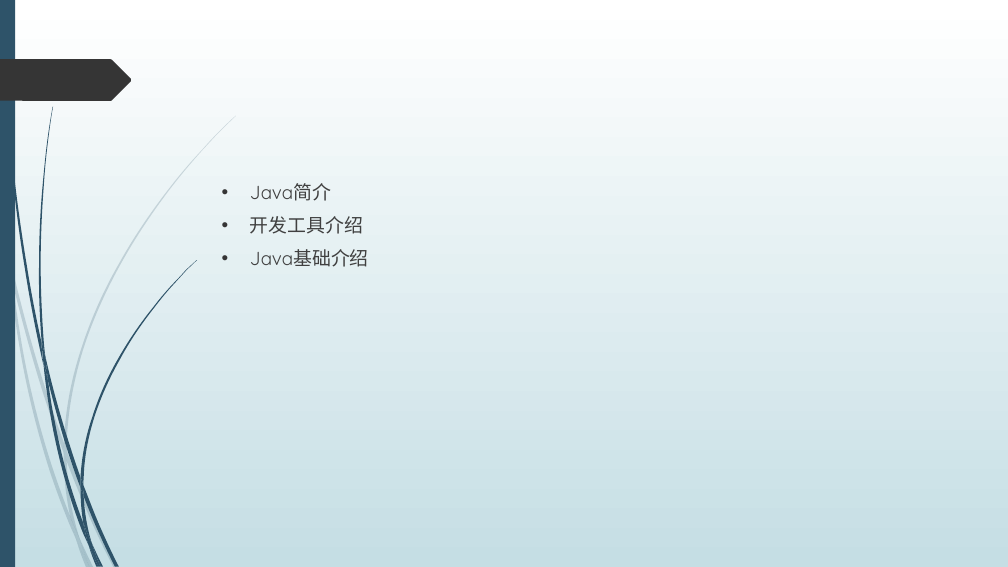
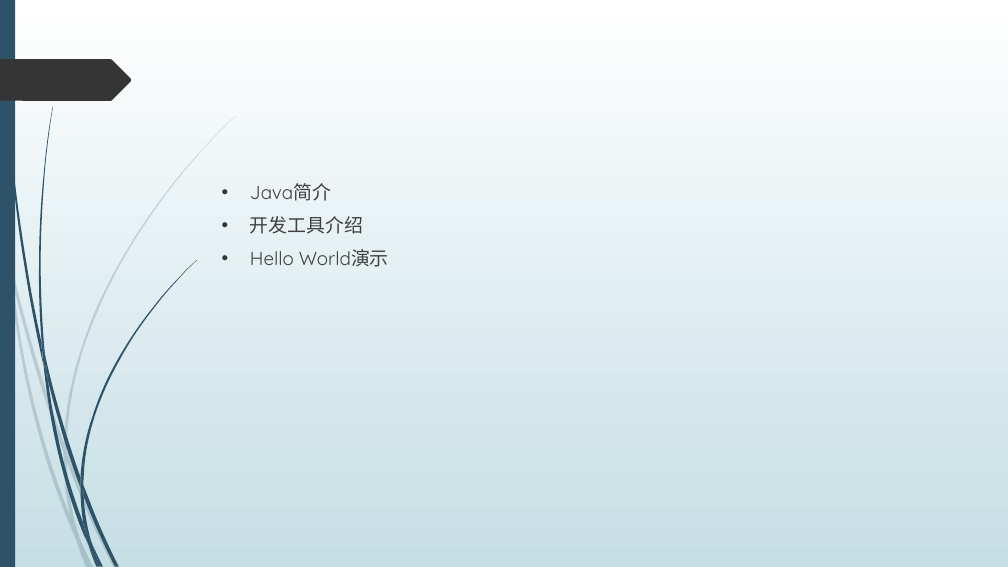
Before and after one commit to dean2015/documents, a slide deck: slide 2 of 201805/JAVA 基础介绍.pptx. Drawn at 1008x567 pixels with LibreOffice and Linux fonts; fonts in the diff are those of the drawing. Boxes give left, top, right and bottom in pixels: in the first picture for what was removed or moved away, otherwise in the second. Text is boxed around its words. In the diff, an @@ line names an element or a change of style, - is before the commit and + after.

```diff
--- a/201805/JAVA 基础介绍.pptx
+++ b/201805/JAVA 基础介绍.pptx
@@ text at box(250, 249, 389, 267): text changed @@
-• Java基础介绍
+• Hello World演示
```
Also in this commit, not shown: 3 other slides changed, 6 slides added, 5 slides removed, 3 other files.
